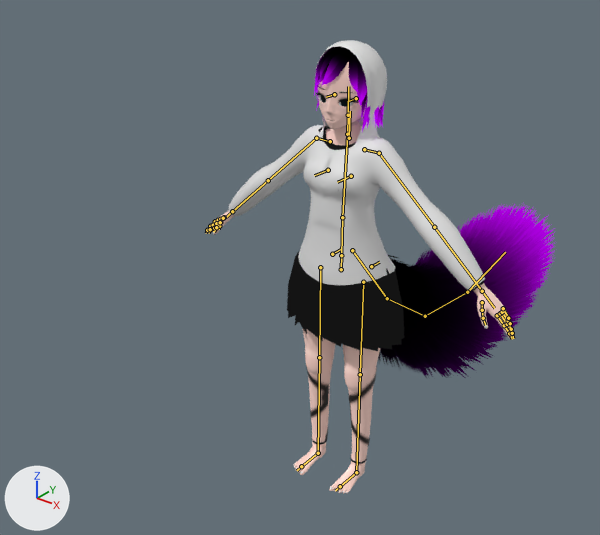
The Blender file Assets/Blend Files/ClubAvatar 2.blend as it was, and as the next commit left it.
Before and after are seen from a 50 mm camera at (1.34, -1.88, 1.88) aimed at (-0.19, 0.03, 0.7). Arrows for +X, +Y and +Z are at lower left; the lights stay in place. Both versions are drawn at the pose saved in each file; the numbers are the values there. The bones that bend it are drawn over the model as lines.

In view in the first picture: 'Body', 'Tail'.
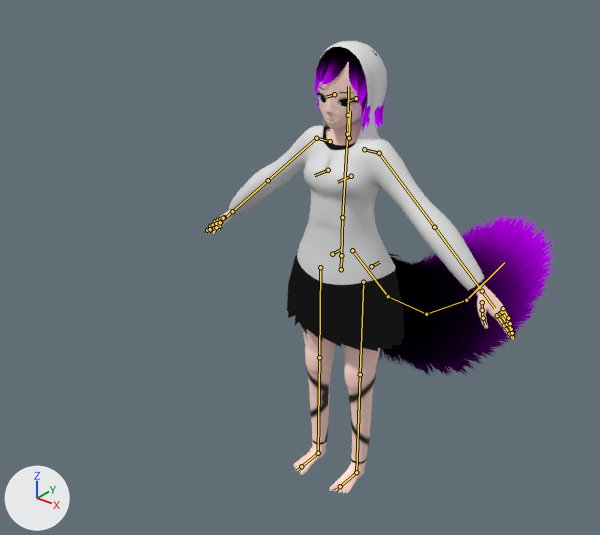
Boxes (x1, y1, x2, y2) around the edits, measured in the pictures (600 x 535 px):
```json
{"object": "Body", "change": "posed", "before": [206, 40, 515, 494], "after": [206, 41, 515, 494]}
{"object": "Tail", "change": "posed", "before": [379, 202, 556, 378], "after": [378, 216, 555, 377], "on screen": "8% shorter"}
{"bone": "Tail 0", "before": "(352, 250) to (387, 298)", "after": "(352, 250) to (388, 296)"}
{"bone": "Tail 1", "before": "(387, 298) to (425, 316)", "after": "(388, 296) to (426, 314)"}
{"bone": "Tail 2", "before": "(425, 316) to (467, 292)", "after": "(426, 314) to (466, 300)"}
{"bone": "Tail 3", "before": "(467, 292) to (505, 252)", "after": "(466, 300) to (504, 262)"}
```

The change, as JSON lines over the scene's bpy script:
```json
{"block": "bone_tail_0", "where": "bone_tail_0 = bpy.data.objects['Armature'].pose.bones['Tail 0']  # child of 'Hips'"}
{"op": "set", "path": "bone_tail_0.rotation_quaternion", "old": "(0.906, -0.424, 0.0, 0.0)", "new": "(0.911, -0.413, 0.0, 0.0)", "note": "degrees (-50, 0, 0) -> degrees (-49, 0, 0)"}
{"block": "bone_tail_1", "where": "bone_tail_1 = bpy.data.objects['Armature'].pose.bones['Tail 1']  # child of 'Tail 0'"}
{"op": "set", "path": "bone_tail_1.rotation_quaternion", "old": "(0.991, 0.137, 0.0, 0.0)", "new": "(0.992, 0.128, 0.0, 0.0)", "note": "degrees (16, 0, 0) -> degrees (15, 0, 0)"}
{"block": "bone_tail_2", "where": "bone_tail_2 = bpy.data.objects['Armature'].pose.bones['Tail 2']  # child of 'Tail 1'"}
{"op": "set", "path": "bone_tail_2.rotation_quaternion", "old": "(0.969, 0.246, 0.0, 0.0)", "new": "(0.984, 0.18, 0.0, 0.0)", "note": "degrees (29, 0, 0) -> degrees (21, 0, 0)"}
{"block": "bone_tail_3", "where": "bone_tail_3 = bpy.data.objects['Armature'].pose.bones['Tail 3']  # child of 'Tail 2'"}
{"op": "set", "path": "bone_tail_3.rotation_quaternion", "old": "(0.99, 0.143, 0.0, 0.0)", "new": "(0.983, 0.186, 0.0, 0.0)", "note": "degrees (16, 0, 0) -> degrees (21, 0, 0)"}
```
